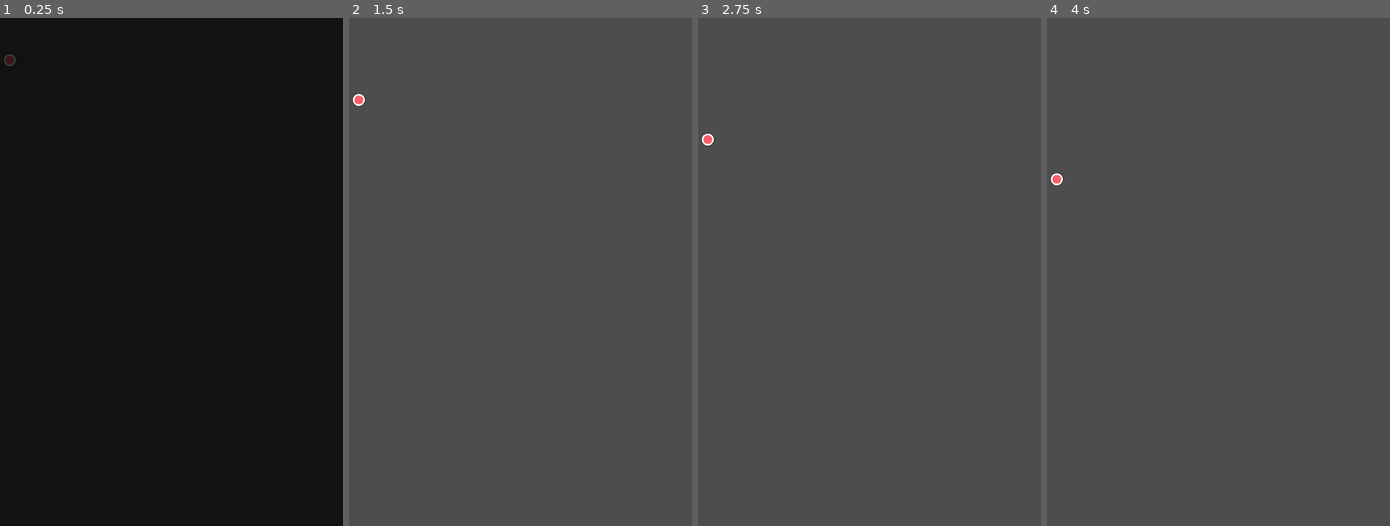
Above: before the commit, frames 1-4 (left to right).
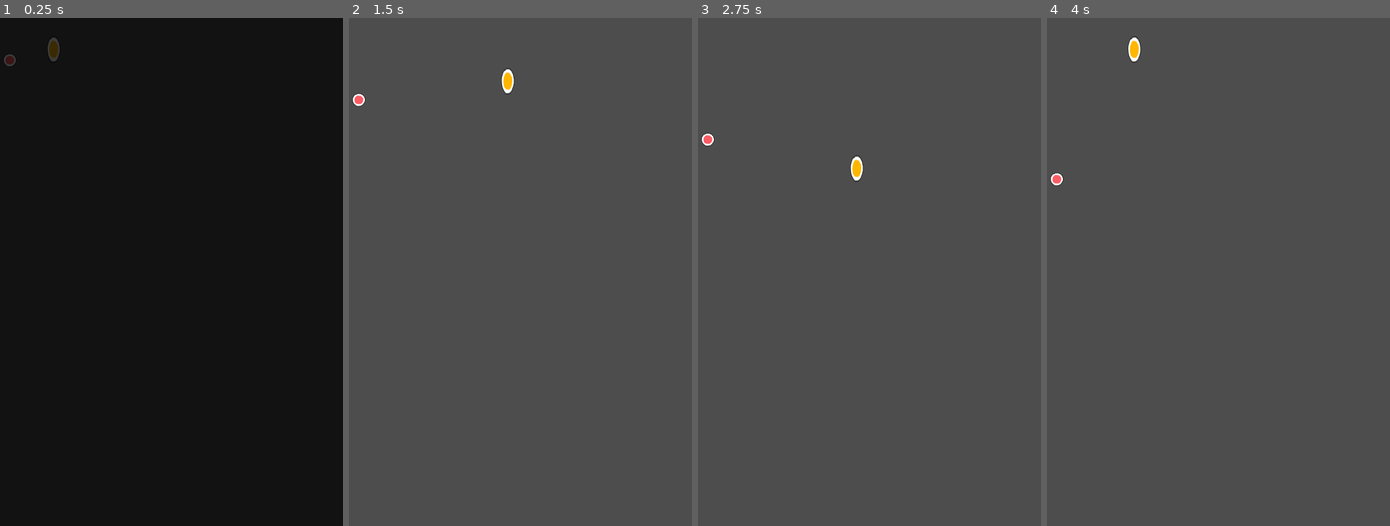
Above: after the commit, the same moments.

Repository: danmiltenberger/GlobalGameJam
Game: Godot game, scene res://LevelControl/root.tscn
Same seed, same stepped clock (60 frames per second), same inputs: the game is played once before the commit and once after it.
Inputs:
- Up to frame 1 (0.25 s): no input
- Up to frame 2 (1.5 s): hold Right (ui_right) 0.53-1.28 s; hold Down (ui_down) from 1.28 s (still down)
- Up to frame 3 (2.75 s): release Down (ui_down) at 2.03 s; hold Right (ui_right) from 2.03 s (still down)
- Up to frame 4 (4 s): tap Enter at 2.75 s; release Right (ui_right) at 2.78 s; hold Up (ui_up) 2.78-3.53 s; hold Left (ui_left) from 3.53 s (still down)

The runs differ from the first frame. In frame 1, 0.1% of the frame differs, in the area x 13-18%, y 3-9%; in frame 2, 0.1%; in frame 3, 0.1%; in frame 4, 0.2%, in the area x 23-28%, y 3-9%.

Commit message:
Player Script
player can move around the screen

Diff:
--- a/Levels/level_1.tscn
+++ b/Levels/level_1.tscn
@@ -1,9 +1,13 @@
-[gd_scene load_steps=3 format=3 uid="uid://c732t822vm88s"]
+[gd_scene load_steps=4 format=3 uid="uid://c732t822vm88s"]
 
 [ext_resource type="PackedScene" uid="uid://ckxqttk5emo1g" path="res://LevelControl/level.tscn" id="1_vkf8y"]
 [ext_resource type="PackedScene" uid="uid://c7gcuvs68u04l" path="res://Projectiles/projectile.tscn" id="2_gjao6"]
+[ext_resource type="PackedScene" uid="uid://4jg1cfimm6ej" path="res://Player/player.tscn" id="3_a6s17"]
 
 [node name="Level1" instance=ExtResource("1_vkf8y")]
 
 [node name="Projectile" parent="Projectiles" index="0" instance=ExtResource("2_gjao6")]
 position = Vector2(31, 108)
+
+[node name="Player" parent="." index="2" instance=ExtResource("3_a6s17")]
+position = Vector2(169, 99)
--- /dev/null
+++ b/Player.gd
@@ -0,0 +1,24 @@
+extends CharacterBody2D
+class_name Player
+
+
+# left and right bounds for the player
+@export var stage_left: int = 50
+@export var stage_right : int = 500
+@export var speed: int = 500
+
+func _process(delta: float) -> void:
+	move()
+	check_off_stage()
+
+
+func move():
+	var direction = Input.get_vector("ui_left","ui_right","ui_up", "ui_down")
+	velocity = direction * speed
+	move_and_slide()
+
+func check_off_stage():
+	if position.x <= stage_left:
+		position.x = stage_left
+	elif position.x >= stage_right:
+		position.x = stage_right
--- /dev/null
+++ b/Player/player.tscn
@@ -0,0 +1,20 @@
+[gd_scene load_steps=4 format=3 uid="uid://4jg1cfimm6ej"]
+
+[ext_resource type="Script" path="res://Player.gd" id="1_dt1rp"]
+[ext_resource type="Texture2D" uid="uid://c1xn6ejsbqdbd" path="res://Graphics/Placeholder/kenny_tilesheet.png" id="2_e4vh7"]
+
+[sub_resource type="CapsuleShape2D" id="CapsuleShape2D_dddic"]
+radius = 22.0
+height = 84.0
+
+[node name="Player" type="CharacterBody2D"]
+script = ExtResource("1_dt1rp")
+
+[node name="CollisionShape2D" type="CollisionShape2D" parent="."]
+shape = SubResource("CapsuleShape2D_dddic")
+
+[node name="Sprite2D" type="Sprite2D" parent="."]
+scale = Vector2(1, 2)
+texture = ExtResource("2_e4vh7")
+region_enabled = true
+region_rect = Rect2(256, 512, 64, 64)
--- a/project.godot
+++ b/project.godot
@@ -24,6 +24,45 @@
 window/size/viewport_width=1080
 window/size/viewport_height=1920
 
+[input]
+
+ui_left={
+"deadzone": 0.5,
+"events": [Object(InputEventKey,"resource_local_to_scene":false,"resource_name":"","device":0,"window_id":0,"alt_pressed":false,"shift_pressed":false,"ctrl_pressed":false,"meta_pressed":false,"pressed":false,"keycode":4194319,"physical_keycode":0,"key_label":0,"unicode":0,"echo":false,"script":null)
+, Object(InputEventJoypadButton,"resource_local_to_scene":false,"resource_name":"","device":0,"button_index":13,"pressure":0.0,"pressed":false,"script":null)
+, Object(InputEventJoypadMotion,"resource_local_to_scene":false,"resource_name":"","device":0,"axis":0,"axis_value":-1.0,"script":null)
+, Object(InputEventKey,"resource_local_to_scene":false,"resource_name":"","device":-1,"window_id":0,"alt_pressed":false,"shift_pressed":false,"ctrl_pressed":false,"meta_pressed":false,"pressed":false,"keycode":0,"physical_keycode":65,"key_label":0,"unicode":97,"echo":false,"script":null)
+]
+}
+ui_right={
+"deadzone": 0.5,
+"events": [Object(InputEventKey,"resource_local_to_scene":false,"resource_name":"","device":0,"window_id":0,"alt_pressed":false,"shift_pressed":false,"ctrl_pressed":false,"meta_pressed":false,"pressed":false,"keycode":4194321,"physical_keycode":4194321,"key_label":4194321,"unicode":0,"echo":false,"script":null)
+, Object(InputEventJoypadButton,"resource_local_to_scene":false,"resource_name":"","device":0,"button_index":14,"pressure":0.0,"pressed":false,"script":null)
+, Object(InputEventJoypadMotion,"resource_local_to_scene":false,"resource_name":"","device":0,"axis":0,"axis_value":1.0,"script":null)
+, Object(InputEventKey,"resource_local_to_scene":false,"resource_name":"","device":-1,"window_id":0,"alt_pressed":false,"shift_pressed":false,"ctrl_pressed":false,"meta_pressed":false,"pressed":false,"keycode":0,"physical_keycode":68,"key_label":0,"unicode":100,"echo":false,"script":null)
+]
+}
+ui_up={
+"deadzone": 0.5,
+"events": [Object(InputEventKey,"resource_local_to_scene":false,"resource_name":"","device":0,"window_id":0,"alt_pressed":false,"shift_pressed":false,"ctrl_pressed":false,"meta_pressed":false,"pressed":false,"keycode":4194320,"physical_keycode":0,"key_label":0,"unicode":0,"echo":false,"script":null)
+, Object(InputEventJoypadButton,"resource_local_to_scene":false,"resource_name":"","device":0,"button_index":11,"pressure":0.0,"pressed":false,"script":null)
+, Object(InputEventJoypadMotion,"resource_local_to_scene":false,"resource_name":"","device":0,"axis":1,"axis_value":-1.0,"script":null)
+, Object(InputEventKey,"resource_local_to_scene":false,"resource_name":"","device":-1,"window_id":0,"alt_pressed":false,"shift_pressed":false,"ctrl_pressed":false,"meta_pressed":false,"pressed":false,"keycode":0,"physical_keycode":87,"key_label":0,"unicode":119,"echo":false,"script":null)
+]
+}
+ui_down={
+"deadzone": 0.5,
+"events": [Object(InputEventKey,"resource_local_to_scene":false,"resource_name":"","device":0,"window_id":0,"alt_pressed":false,"shift_pressed":false,"ctrl_pressed":false,"meta_pressed":false,"pressed":false,"keycode":4194322,"physical_keycode":0,"key_label":0,"unicode":0,"echo":false,"script":null)
+, Object(InputEventJoypadButton,"resource_local_to_scene":false,"resource_name":"","device":0,"button_index":12,"pressure":0.0,"pressed":false,"script":null)
+, Object(InputEventJoypadMotion,"resource_local_to_scene":false,"resource_name":"","device":0,"axis":1,"axis_value":1.0,"script":null)
+, Object(InputEventKey,"resource_local_to_scene":false,"resource_name":"","device":-1,"window_id":0,"alt_pressed":false,"shift_pressed":false,"ctrl_pressed":false,"meta_pressed":false,"pressed":false,"keycode":0,"physical_keycode":83,"key_label":0,"unicode":115,"echo":false,"script":null)
+]
+}
+left={
+"deadzone": 0.5,
+"events": []
+}
+
 [rendering]
 
 renderer/rendering_method="mobile"
